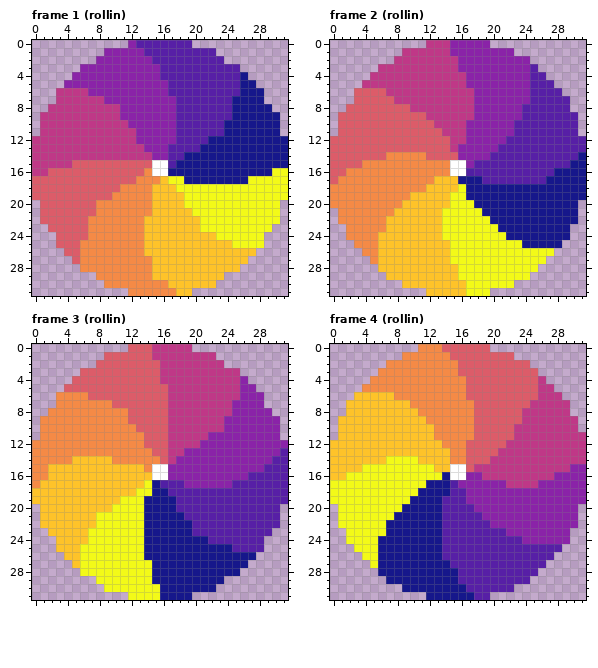
Two states of a pixel-art file, keyboardtennis/assets/ase/ball_sprite.aseprite. That is the earlier state.
32x32 pixels, 8 frames. Shown: frame 1 (rollin), frame 2 (rollin), frame 3 (rollin), frame 4 (rollin). The commit also changed other frames, which this record leaves out.
New version:
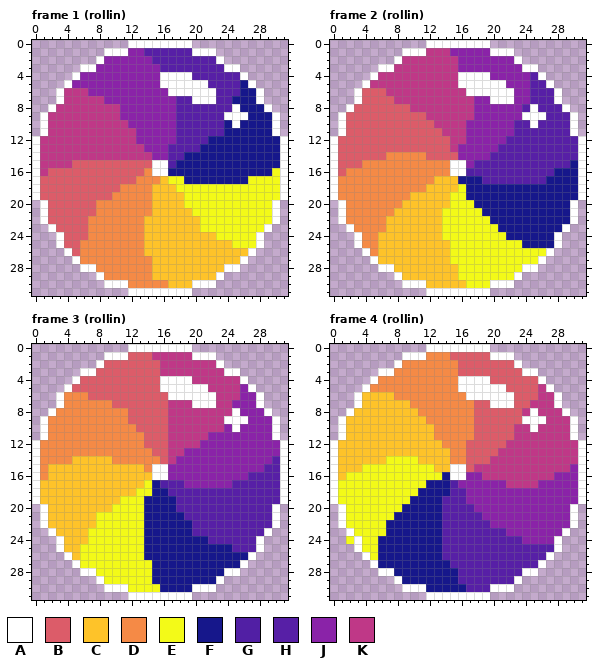
Palette (. is transparent): A #ffffff  B #dc5c69  C #fec329  D #f58a46  E #f3fa18  F #16178b  G #511fa4  H #571fa6  J #8a23a8  K #bf3887
From old to new:
layer "gloss" added
Changed rows in their new state; - is an unchanged pixel.
Frame 1 (rollin), layer "gloss":
first column x 0:
 0 ------------AAAAAAAA------------
 1 ---------AAA--------AAA---------
 2 --------A--------------A--------
 3 ------AA----------------AA------
 4 -----A----------AAAA------A-----
 5 ----A-----------AAAAAA-----A----
 6 ---A-------------AAAAAA-----A---
 7 ---A----------------AAA-----A---
 8 --A----------------------A---A--
 9 -A----------------------AAA---A-
10 -A-----------------------A----A-
11 -A----------------------------A-
12 A------------------------------A
13 A------------------------------A
14 A------------------------------A
15 A------------------------------A
16 A------------------------------A
17 A------------------------------A
18 A------------------------------A
19 A------------------------------A
20 -A----------------------------A-
21 -A----------------------------A-
22 -A----------------------------A-
23 --A--------------------------A--
24 ---A------------------------A---
25 ---A------------------------A---
26 ----A----------------------A----
27 -----A--------------------A-----
28 ------AA----------------AA------
29 --------A--------------A--------
30 ---------AAA--------AAA---------
31 ------------AAAAAAAA------------
Frame 2 (rollin), layers "gloss", "colors":
first column x 0:
 0 ------------AAAAAAAA------------
 1 ---------AAA--------AAA---------
 2 --------A--------------A.-------
 3 ------AA----------------AA------
 4 -----A----------AAAA------A-----
 5 ----A-----------AAAAAA-----A----
 6 ---A-------------AAAAAA-----A---
 7 ---A----------------AAA-----A.--
 8 --A----------------------A---A--
 9 -A----------------------AAA---A-
10 -A-----------------------A----A-
11 -A----------------------------A-
12 A------------------------------A
13 A------------------------------A
14 A------------------------------A
15 A------------------------------A
16 A------------------------------A
17 A------------------------------A
18 A------------------------------A
19 A------------------------------A
20 .A----------------------------A-
21 -A----------------------------A-
22 -A----------------------------A-
23 --A--------------------------A--
24 --.A------------------------A.--
25 ---A------------------------A---
26 ----A----------------------A----
27 -----A--------------------A-----
28 ------AA----------------AA------
29 -------.A--------------A.-------
30 ---------AAA--------AAA---------
31 ------------AAAAAAAA------------
Frame 3 (rollin), layer "gloss": the same change as frame 1 (rollin)
Frame 4 (rollin), layers "gloss", "colors":
first column x 0:
 0 -----------.AAAAAAAA------------
 1 ---------AAA--------AAA---------
 2 -------.A--------------A.-------
 3 ------AA----------------AA------
 4 -----A----------AAAA------A-----
 5 ----A-----------AAAAAA-----A----
 6 ---A-------------AAAAAA-----A---
 7 --.A----------------AAA-----A.--
 8 --A----------------------A---A--
 9 -A----------------------AAA---A-
10 -A-----------------------A----A-
11 -A----------------------------A.
12 A------------------------------A
13 A------------------------------A
14 A------------------------------A
15 A------------------------------A
16 A------------------------------A
17 A------------------------------A
18 A------------------------------A
19 A------------------------------A
20 -A----------------------------A-
21 -A----------------------------A-
22 -A----------------------------A-
23 --A--------------------------A--
24 ---A------------------------A.--
25 ---A------------------------A---
26 ----A----------------------A----
27 -----A--------------------A-----
28 ------AA----------------AA------
29 -------.A--------------A.-------
30 ---------AAA--------AAA---------
31 ------------AAAAAAAA------------
Changed places in both pictures, as pixel boxes (x1, y1, x2, y2):
changed: (32, 40, 288, 296)
changed: (330, 40, 586, 296)
changed: (32, 344, 288, 600)
changed: (330, 344, 586, 600)
